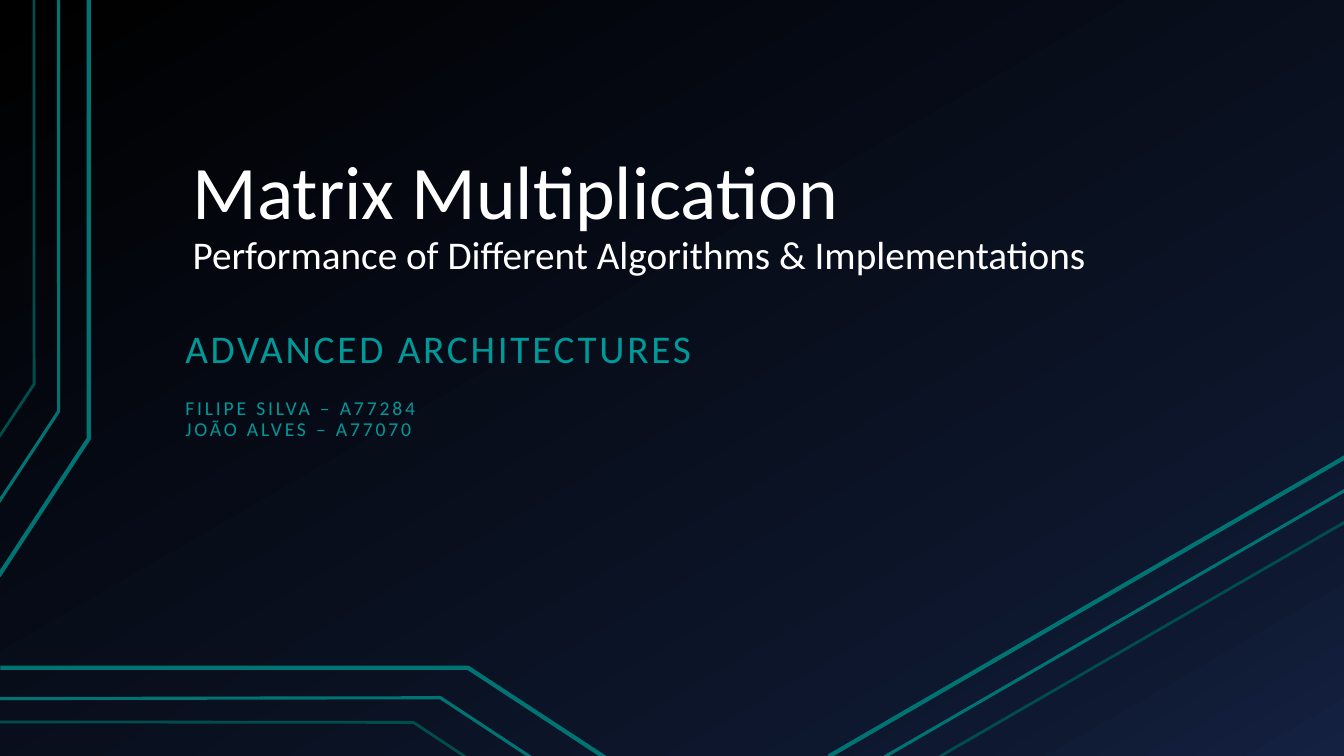
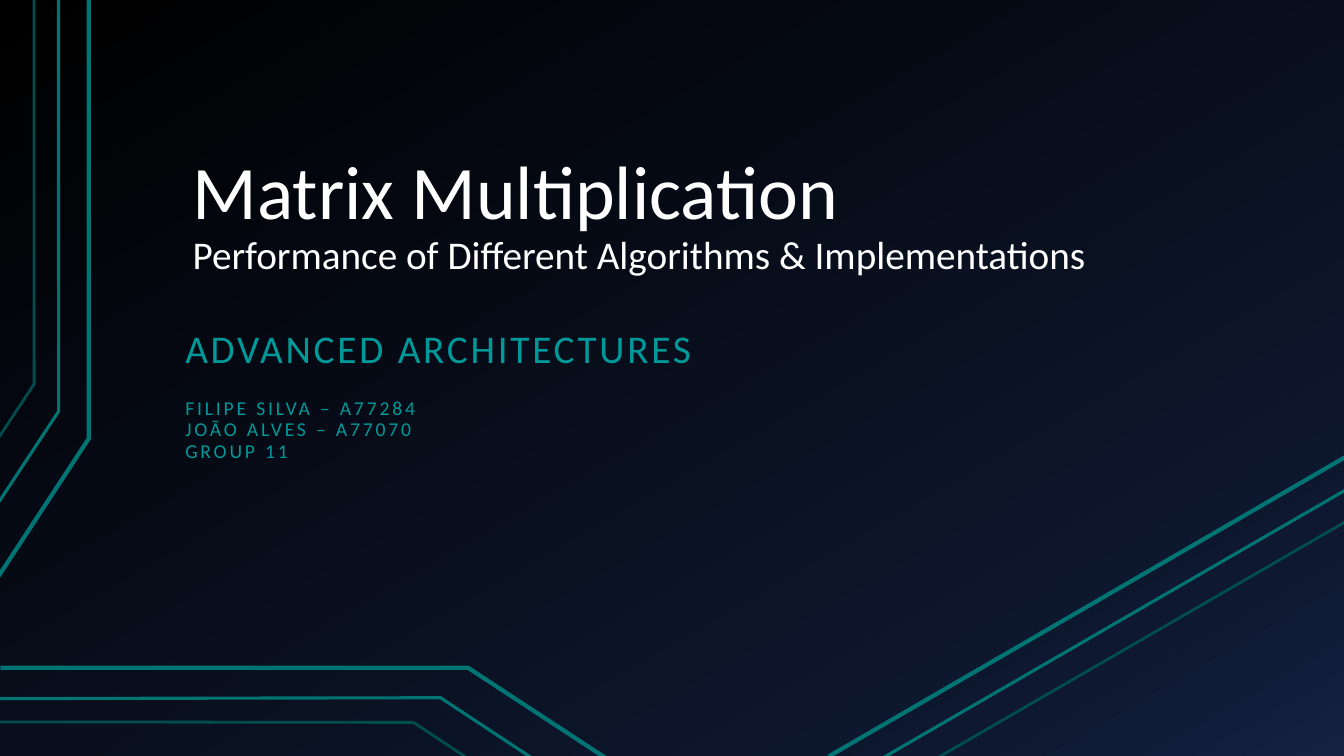
Before and after one commit to Frodo061/RegMatrix-Multiplication, a slide deck: slide 1 of AA_WorkAssignment_Pres.pptx. Drawn at 1344x756 pixels with LibreOffice and Linux fonts; fonts in the diff are those of the drawing. Boxes give left, top, right and bottom in pixels: in the first picture for what was removed or moved away, otherwise in the second. Text is boxed around its words. In the diff, an @@ line names an element or a change of style, - is before the commit and + after.

```diff
--- a/AA_WorkAssignment_Pres.pptx
+++ b/AA_WorkAssignment_Pres.pptx
@@ subtitle at <box>185,445,288,458</box>: paragraph added @@
+GROUP 11
```
Also in this commit, not shown: 2 other slides changed.
